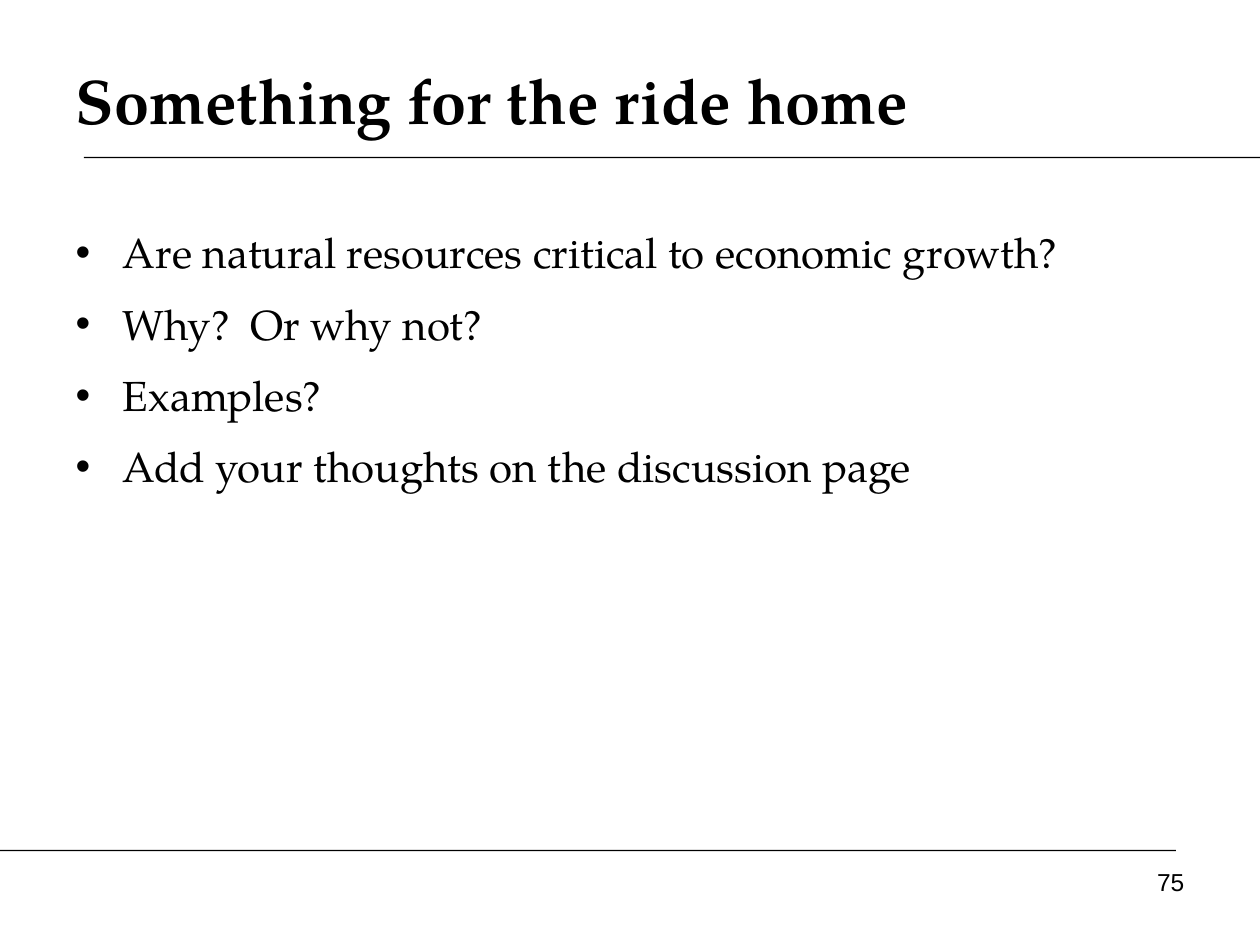
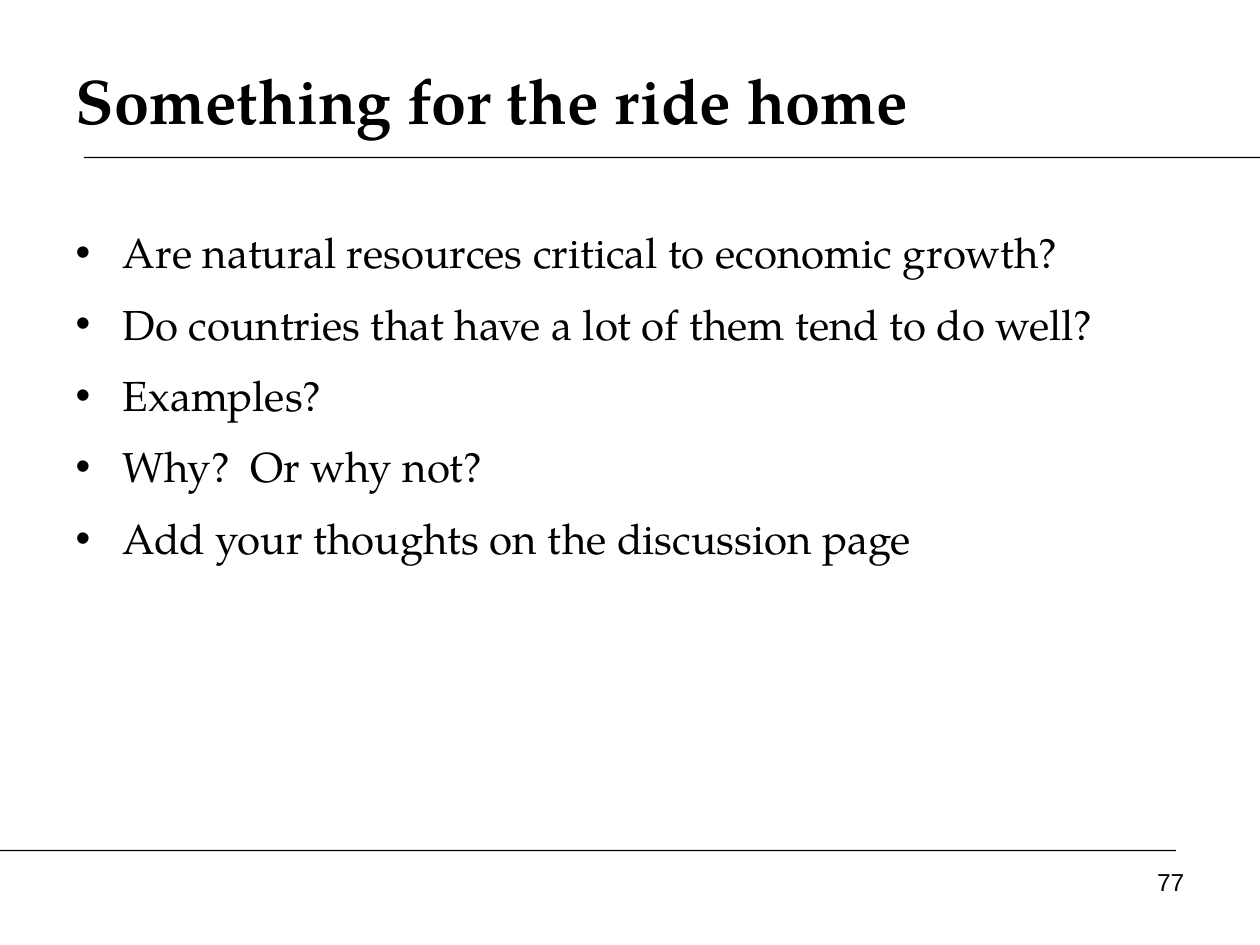
Before and after one commit to DaveBackus/Global_Economy, a slide deck: slide 77 of Slides/slides_growth1_f14.pptx (slide 75 before the commit). Drawn at 1260x945 pixels with LibreOffice and Linux fonts; fonts in the diff are those of the drawing. Boxes give left, top, right and bottom in pixels: in the first picture for what was removed or moved away, otherwise in the second. Text is boxed around its words. In the diff, an @@ line names an element or a change of style, - is before the commit and + after.

Commit message:
update slides

```diff
--- a/Slides/slides_growth1_f14.pptx
+++ b/Slides/slides_growth1_f14.pptx
@@ text at (123,309,1093,423): paragraphs added @@
+• Do countries that have a lot of them tend to do well?
+• Examples?
@@ page number at (1157,874,1184,891): text changed @@
-75
+77
```
Also in this commit, not shown: 9 other slides changed, 2 slides added, 4 other files.
